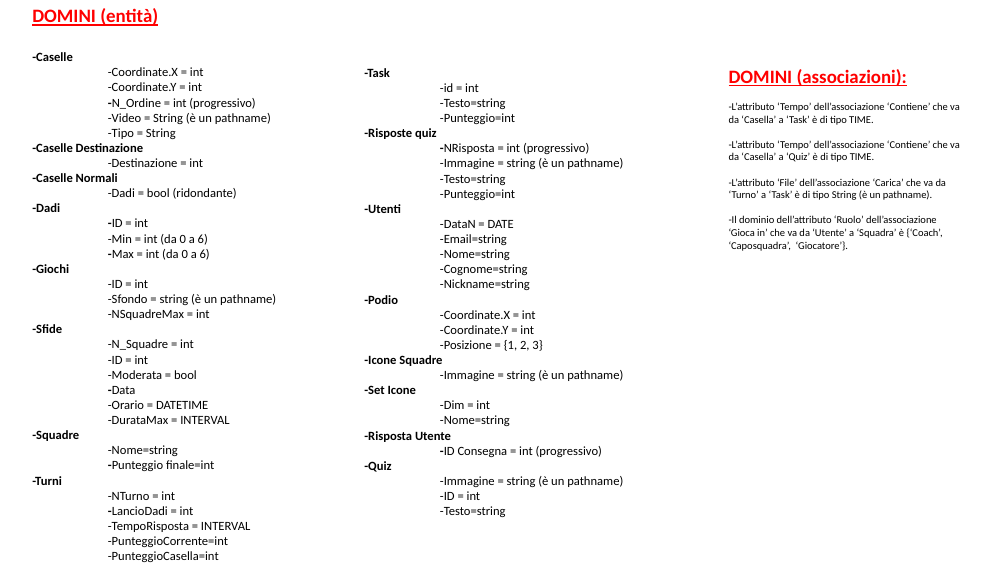
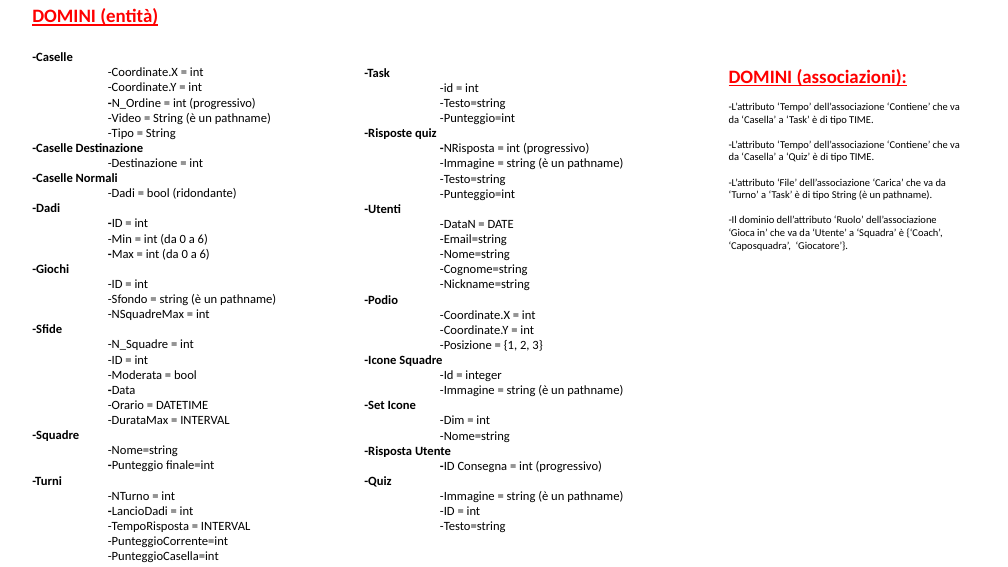
Before and after one commit to DavideGit-cs/BD_Progetto_Gruppo11, a slide deck: slide 3 of Vincoli_Domini_BDProgetto_finale.pptx. Drawn at 1008x567 pixels with LibreOffice and Linux fonts; fonts in the diff are those of the drawing. Boxes give left, top, right and bottom in pixels: in the first picture for what was removed or moved away, otherwise in the second. Text is boxed around its words. In the diff, an @@ line names an element or a change of style, - is before the commit and + after.

```diff
--- a/Vincoli_Domini_BDProgetto_finale.pptx
+++ b/Vincoli_Domini_BDProgetto_finale.pptx
@@ text at (440, 370, 501, 381): paragraph added @@
+-Id = integer
```
Also in this commit, not shown: 10 other slides changed, 1 other file.
